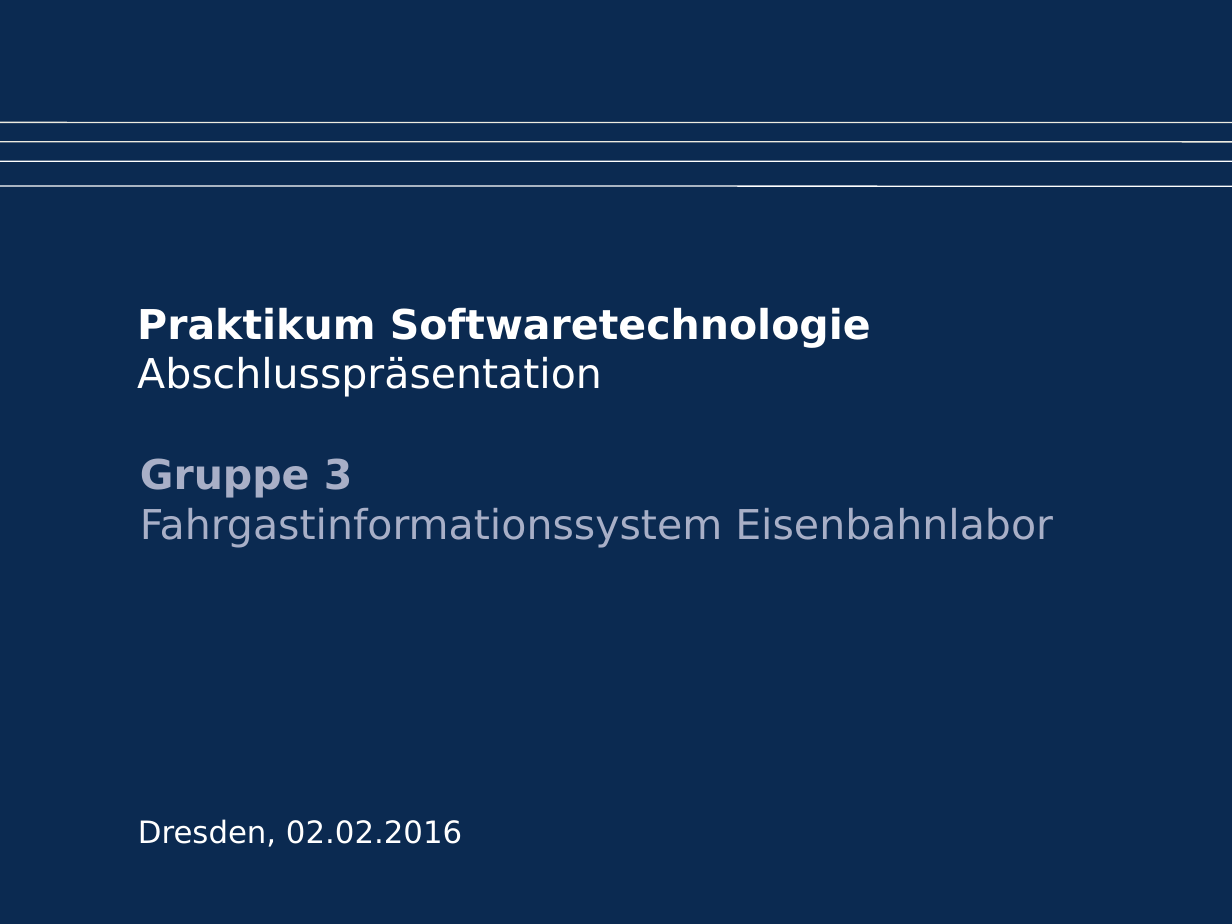
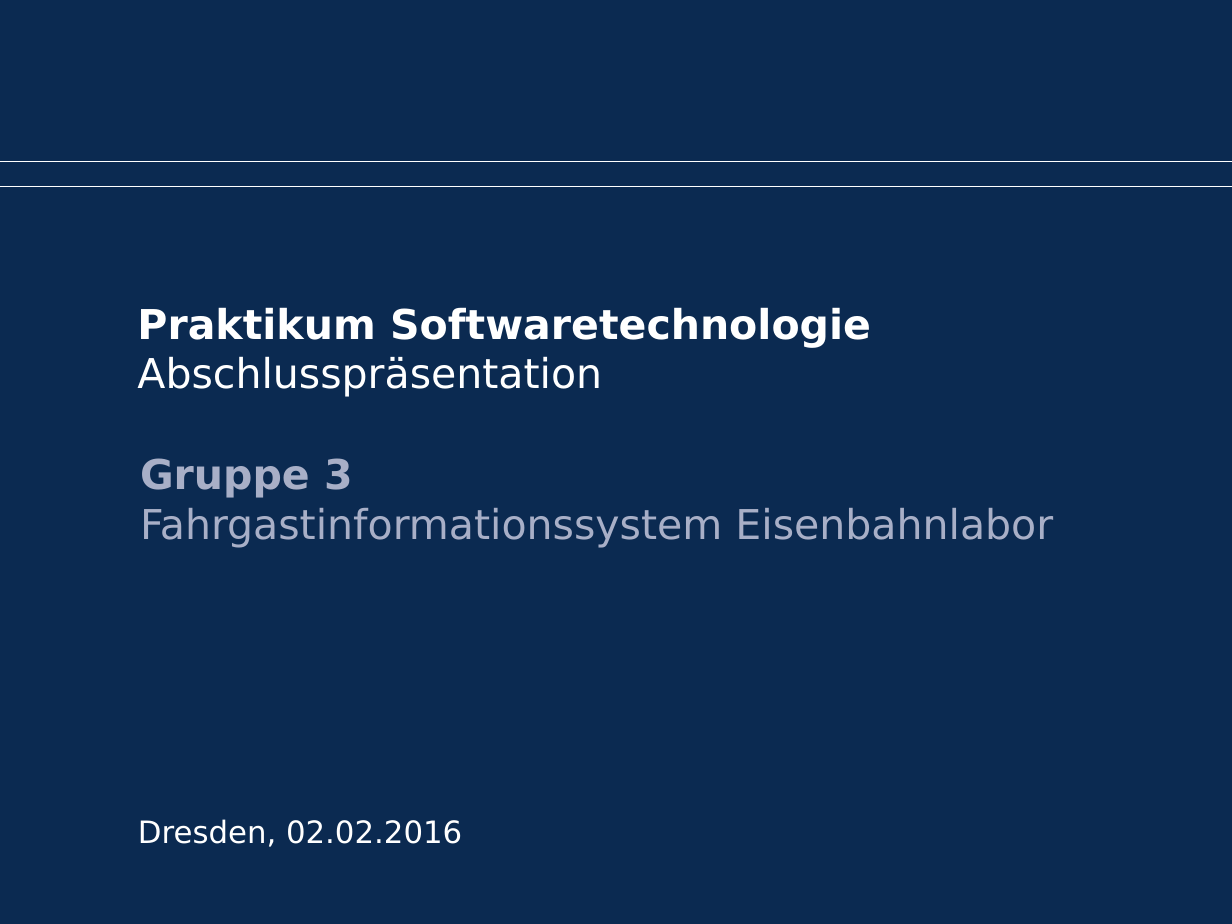
Before and after one commit to Juu98/fahrgastinformationssystem, a slide deck: slide 1 of organisation/Endpräsentation/abschlusspraesentation.pptx. Drawn at 1232x924 pixels with LibreOffice and Linux fonts; fonts in the diff are those of the drawing; background and template pictures are left out. Boxes give left, top, right and bottom in pixels: in the first picture for what was removed or moved away, otherwise in the second. Text is boxed around its words. In the diff, an @@ line names an element or a change of style, - is before the commit and + after.

```diff
--- a/organisation/Endpräsentation/abschlusspraesentation.pptx
+++ b/organisation/Endpräsentation/abschlusspraesentation.pptx
@@ line removed from (0, 122) to (1232, 122) @@
@@ line removed from (0, 142) to (1232, 142) @@
@@ line (0, 186) - (1232, 186): stroke #FFFFFF 0.74 pt to #FFFFFF 0.5 pt @@
```
Also in this commit, not shown: 20 other slides changed, 1 slide added, 1 other file.
